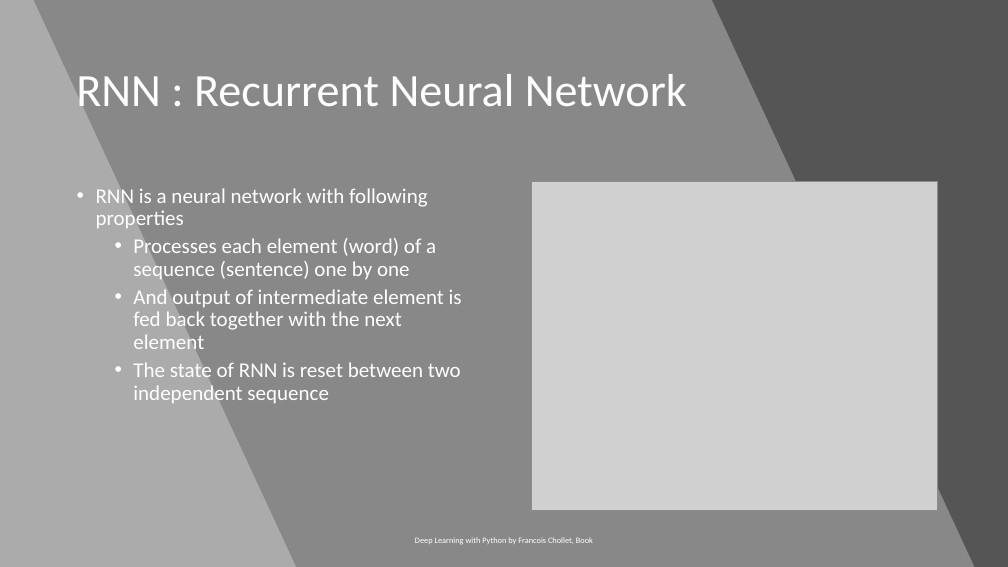
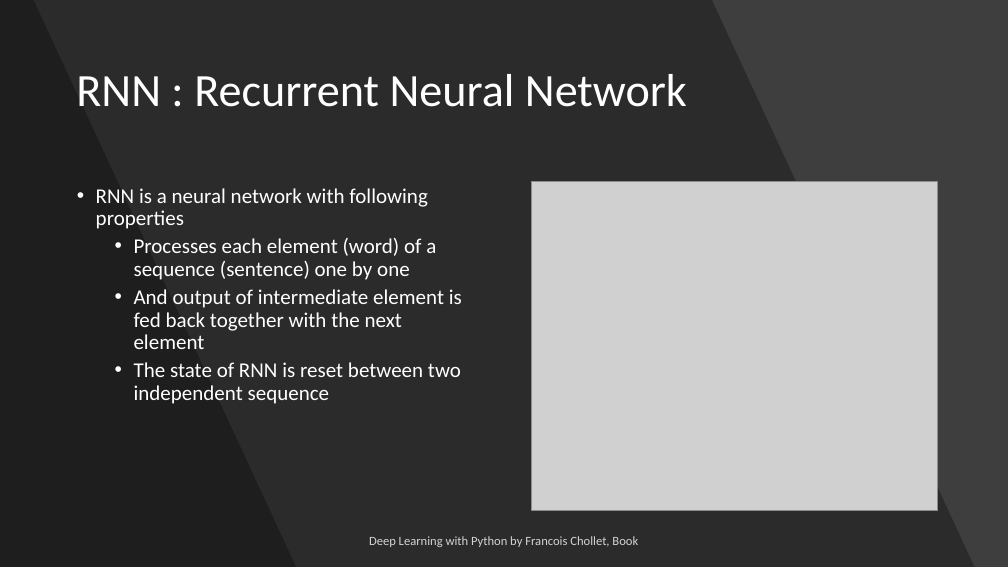
Before and after one commit to ravikg/deep-learning-nlp-kaggle-toxic-comment, a slide deck: slide 42 of ppt/workshop.pptx. Drawn at 1008x567 pixels with LibreOffice and Linux fonts; fonts in the diff are those of the drawing; grey boxes stand for pictures. Boxes give left, top, right and bottom in pixels: in the first picture for what was removed or moved away, otherwise in the second. Text is boxed around its words. In the diff, an @@ line names an element or a change of style, - is before the commit and + after.

Commit message:
fixing the ppt format and adding pdf version also

```diff
--- a/ppt/workshop.pptx
+++ b/ppt/workshop.pptx
@@ rectangle at (0, 0, 1008, 567): fill #FFFFFF at 9% opacity to #000000 at 9% opacity @@
@@ freeform shape at (0, 0, 975, 567): fill #FFFFFF at 30% opacity to #000000 at 30% opacity @@
@@ freeform shape at (0, 0, 296, 567): fill #FFFFFF at 30% opacity to #000000 at 30% opacity @@
@@ text "Deep Learning with Python by ..." at (369, 536, 638, 547): size 7.9 to 12 pt, text colour #FFFFFF to #FFFFFF at 80% opacity @@
```
Also in this commit, not shown: 53 other slides changed, 2 other files.
